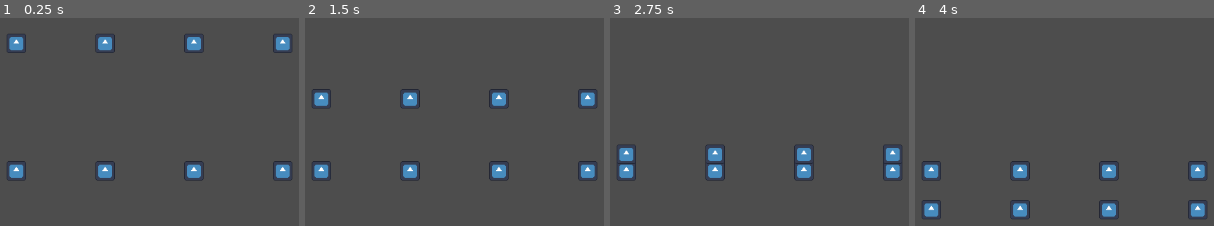
Above: before the commit, frames 1-4 (left to right).
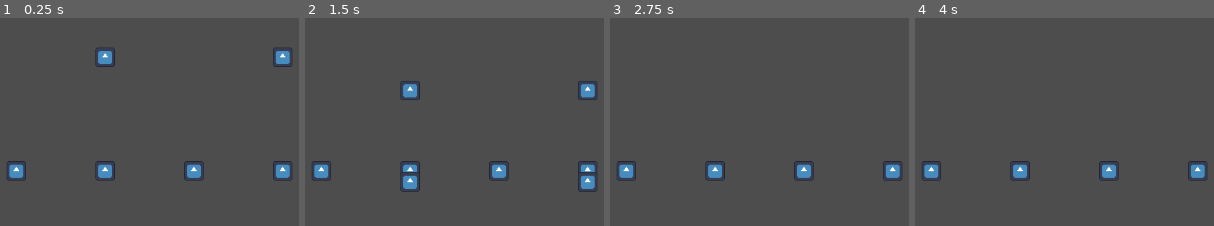
Above: after the commit, the same moments.

Repository: Cheese-Sandwich-Games/Wejammin
Game: Godot game, scene res://Scenes/main.tscn
The game is run twice, just before and just after one commit, with the same random seed, the same clock (stepped at 60 frames per second) and the same inputs. The engine's default icon, where the game draws it, is replaced by a stand-in: a white triangle on a blue panel in a dark square. Sound files missing from this copy of the repository are replaced by a short silence.
Inputs:
- Up to frame 1 (0.25 s): no input
- Up to frame 2 (1.5 s): no input
- Up to frame 3 (2.75 s): no input
- Up to frame 4 (4 s): no input

The runs differ from the first frame. In frame 1, 2.3% of the frame differs, in the area x 2-98%, y 7-24%; in frame 2, 2.6%, in the area x 2-98%, y 30-84%; in frame 3, 1.7%; in frame 4, 1.7%.

Commit message:
Add songs and sync with the notes on the highway

Diff:
--- /dev/null
+++ b/Game Logic/Conductor/conductor.gd
@@ -0,0 +1,37 @@
+extends AudioStreamPlayer
+# Made with help of youtube tutorial "Complete Godot Rhythm Game Tutorial" by LegionGames
+
+
+@export var song_data: SongData
+@export var highway: Highway
+
+var song_position: float = 0.0
+var song_position_in_beats: int = 0
+var sec_per_beat: float = 0.0
+
+
+func _ready() -> void:
+	sec_per_beat = 60.0 / song_data.bpm
+	Settings.note_speed = sec_per_beat * 4
+
+	play_song()
+
+
+func play_song() -> void:
+	stream = song_data.arp_layer
+	if !playing: play()
+
+
+func _physics_process(_delta: float) -> void:
+	if playing:
+		# Keep track of the songs position
+		song_position = get_playback_position() + AudioServer.get_time_since_last_mix()
+		song_position -= AudioServer.get_output_latency()
+		var new_position_in_beats: int = int(floor(song_position / sec_per_beat))
+
+		# When moving onto the next beat of the song emit a signal to spawn notes
+		if new_position_in_beats != song_position_in_beats:
+			song_position_in_beats = new_position_in_beats
+
+			if song_data.node_spawn_timing.has(song_position_in_beats):
+				highway.spawn_notes_string(song_data.node_spawn_timing.get(song_position_in_beats))
--- /dev/null
+++ b/Game Logic/Conductor/conductor.tscn
@@ -0,0 +1,8 @@
+[gd_scene load_steps=3 format=3 uid="uid://cpcv5xain2d7s"]
+
+[ext_resource type="Script" uid="uid://cigysnw2vare0" path="res://Game Logic/Conductor/conductor.gd" id="1_8exfk"]
+[ext_resource type="Resource" uid="uid://bjasux1j3v6e" path="res://Game Logic/Highway/SongData.tres" id="2_iyail"]
+
+[node name="Conductor" type="AudioStreamPlayer"]
+script = ExtResource("1_8exfk")
+song_data = ExtResource("2_iyail")
--- a/Game Logic/Highway/SongData.tres
+++ b/Game Logic/Highway/SongData.tres
@@ -1,16 +1,33 @@
-[gd_resource type="Resource" script_class="SongData" load_steps=6 format=3 uid="uid://bjasux1j3v6e"]
+[gd_resource type="Resource" script_class="SongData" load_steps=7 format=3 uid="uid://bjasux1j3v6e"]
 
+[ext_resource type="AudioStream" uid="uid://bqo3hbo7efi66" path="res://Music/test_arp_135bpm.mp3" id="1_3tlth"]
 [ext_resource type="Script" uid="uid://wf852tnx72w3" path="res://Game Logic/Highway/songdata.gd" id="1_48hx0"]
-
-[sub_resource type="CurveTexture" id="CurveTexture_48hx0"]
-
-[sub_resource type="CurveTexture" id="CurveTexture_e6fa4"]
-
-[sub_resource type="CurveTexture" id="CurveTexture_7o5ru"]
-
-[sub_resource type="CurveTexture" id="CurveTexture_00mqs"]
+[ext_resource type="AudioStream" uid="uid://knpt3yg0euuh" path="res://Music/test_pad_135bpm.mp3" id="2_hks23"]
+[ext_resource type="AudioStream" uid="uid://cmaq2up0h8e6v" path="res://Music/test_bass_135bpm.mp3" id="3_a8rtl"]
+[ext_resource type="AudioStream" uid="uid://dgosodxgsy7fc" path="res://Music/test_lead_135bpm.mp3" id="4_2f4v6"]
+[ext_resource type="AudioStream" uid="uid://8737teg75liv" path="res://Music/test_drums_135bpm.mp3" id="5_y6uxo"]
 
 [resource]
 script = ExtResource("1_48hx0")
-node_spawn_timing = Array[CurveTexture]([SubResource("CurveTexture_48hx0"), SubResource("CurveTexture_e6fa4"), SubResource("CurveTexture_7o5ru"), SubResource("CurveTexture_00mqs")])
+node_spawn_timing = Dictionary[int, String]({
+2: "0101",
+4: "1010",
+6: "0101",
+8: "1100",
+10: "0011",
+12: "1001",
+14: "0110",
+16: "1000",
+17: "0100",
+18: "0010",
+19: "0001",
+20: "0010",
+21: "0100",
+22: "1000"
+})
+arp_layer = ExtResource("1_3tlth")
+bass_layer = ExtResource("2_hks23")
+drums_layer = ExtResource("3_a8rtl")
+lead_layer = ExtResource("4_2f4v6")
+pad_layer = ExtResource("5_y6uxo")
 metadata/_custom_type_script = "uid://wf852tnx72w3"
--- a/Game Logic/Highway/highway.gd
+++ b/Game Logic/Highway/highway.gd
@@ -2,24 +2,26 @@
 class_name Highway
 
 
-@export var spawn_data: CurveTexture
+func spawn_notes_string(notes_binary: String) -> void:
+	var lane_number: int = 1
+	for note in notes_binary:
+		# A 1 on the binary string means a note
+		if note == "1":
+			# Get the given lane and add a note to it
+			var lane: Node = get_child(lane_number - 1)
+
+			# Verify the lane number is valid before trying to spawn the note
+			if lane is Lane:
+				lane.spawn_note()
+		lane_number += 1
 
 
-func _ready() -> void:
-	# TODO remove testing notes
-	spawn_note(1)
-	spawn_note(2)
-	spawn_note(3)
-	spawn_note(4)
-
-
-func spawn_note(lane_number: int) -> void:
-	# Get the given lane and add a note to it
-	var lane: Node = get_child(lane_number - 1)
-
-	# Verify the lane number is valid before trying to spawn the note
-	if lane is Lane:
-		lane.spawn_note()
+func spawn_notes_int(notes_binary: int) -> void:
+	# Convert the number to a binary string to use for spawning notes on the highway
+	var notes_string: String = String.num_int64(clampi(notes_binary, 0, 15), 2)
+	while notes_string.length() < 4:
+		notes_string = "0" + notes_string
+	spawn_notes_string(notes_string)
 
 
 func clear_notes() -> void:
--- a/Game Logic/Highway/lane.gd
+++ b/Game Logic/Highway/lane.gd
@@ -3,6 +3,7 @@
 
 
 const NOTE_ERROR_MARGIN: float = 10.0
+const NOTE_HANDLE_MARGIN: float = 100.0
 
 var music_note = preload("res://Game Logic/Highway/music_note.tscn")
 var lane_id: int
@@ -25,7 +26,6 @@
 		for note in current_notes.get_children():
 			if note is MusicNote:
 				_handle_note_hit(note)
-			note.queue_free()
 			break
 
 
@@ -40,8 +40,9 @@
 		else:
 			note.handle(true, false)
 	else:
-		# Note has been missed
-		note.handle(false)
+		if note.position.distance_to(note_hit_area.position) <= NOTE_HANDLE_MARGIN:
+			# Note has been missed
+			note.handle(false)
 
 
 func spawn_note() -> void:
--- a/Game Logic/Highway/songdata.gd
+++ b/Game Logic/Highway/songdata.gd
@@ -2,6 +2,11 @@
 class_name SongData
 
 
-@export var node_spawn_timing: Array[CurveTexture]
-@export var error_margin_miliseconds: float = 80.0
-@export var audio: Resource
+@export var node_spawn_timing: Dictionary[int, String]
+@export var bpm: int = 135
+
+@export var arp_layer: AudioStream
+@export var bass_layer: AudioStream
+@export var drums_layer: AudioStream
+@export var lead_layer: AudioStream
+@export var pad_layer: AudioStream
--- a/Scenes/main.tscn
+++ b/Scenes/main.tscn
@@ -1,8 +1,12 @@
-[gd_scene load_steps=2 format=3 uid="uid://bdfo2ktxggpi6"]
+[gd_scene load_steps=3 format=3 uid="uid://bdfo2ktxggpi6"]
 
 [ext_resource type="PackedScene" uid="uid://rg04q5kbhhcn" path="res://Game Logic/Highway/highway.tscn" id="1_jjgbg"]
+[ext_resource type="PackedScene" uid="uid://cpcv5xain2d7s" path="res://Game Logic/Conductor/conductor.tscn" id="2_bo1nx"]
 
 [node name="Main" type="Node2D"]
 
 [node name="Highway" parent="." instance=ExtResource("1_jjgbg")]
 position = Vector2(100, 100)
+
+[node name="Conductor" parent="." node_paths=PackedStringArray("highway") instance=ExtResource("2_bo1nx")]
+highway = NodePath("../Highway")
--- /dev/null
+++ b/default_bus_layout.tres
@@ -0,0 +1,33 @@
+[gd_resource type="AudioBusLayout" format=3 uid="uid://bqb3og6e11cg4"]
+
+[resource]
+bus/1/name = &"arp"
+bus/1/solo = false
+bus/1/mute = false
+bus/1/bypass_fx = false
+bus/1/volume_db = 0.0
+bus/1/send = &"Master"
+bus/2/name = &"bass"
+bus/2/solo = false
+bus/2/mute = false
+bus/2/bypass_fx = false
+bus/2/volume_db = 0.0
+bus/2/send = &"Master"
+bus/3/name = &"drums"
+bus/3/solo = false
+bus/3/mute = false
+bus/3/bypass_fx = false
+bus/3/volume_db = 0.0
+bus/3/send = &"Master"
+bus/4/name = &"lead"
+bus/4/solo = false
+bus/4/mute = false
+bus/4/bypass_fx = false
+bus/4/volume_db = 0.0
+bus/4/send = &"Master"
+bus/5/name = &"pad"
+bus/5/solo = false
+bus/5/mute = false
+bus/5/bypass_fx = false
+bus/5/volume_db = 0.0
+bus/5/send = &"Master"
Not shown, added: Game Logic/Conductor/conductor.gd.uid
Not shown, added: Music/test_arp_135bpm.mp3.import
Not shown, added: Music/test_bass_135bpm.mp3.import
Not shown, added: Music/test_drums_135bpm.mp3.import
Not shown, added: Music/test_lead_135bpm.mp3.import
Not shown, added: Music/test_pad_135bpm.mp3.import
Not shown, added: Music/test_arp_135bpm.mp3
Not shown, added: Music/test_bass_135bpm.mp3
Not shown, added: Music/test_drums_135bpm.mp3
Not shown, added: Music/test_lead_135bpm.mp3
Not shown, added: Music/test_pad_135bpm.mp3
